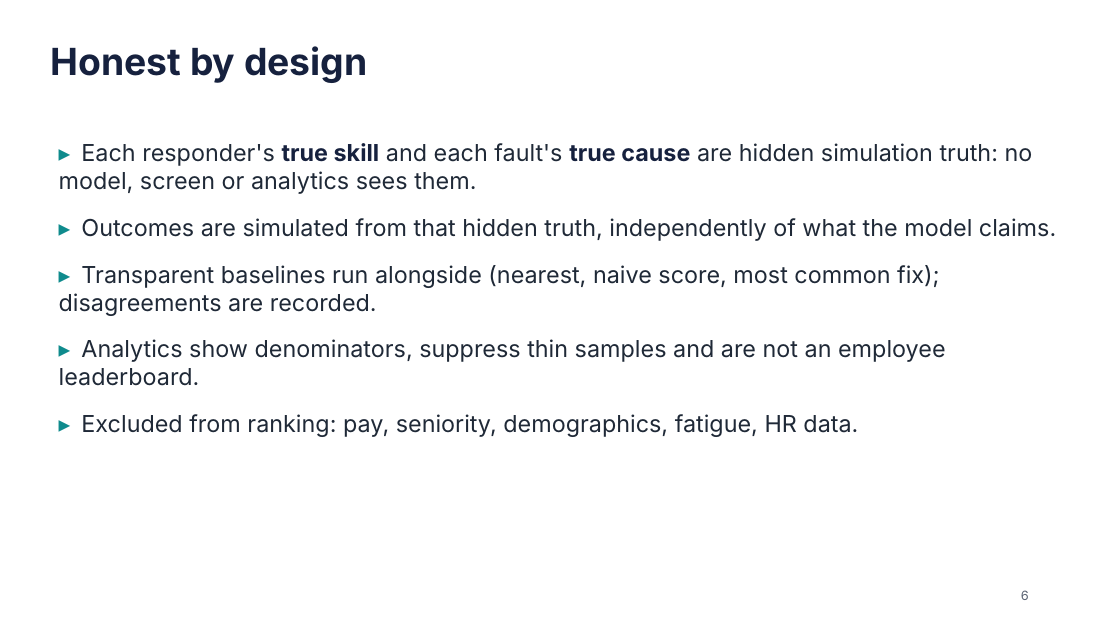
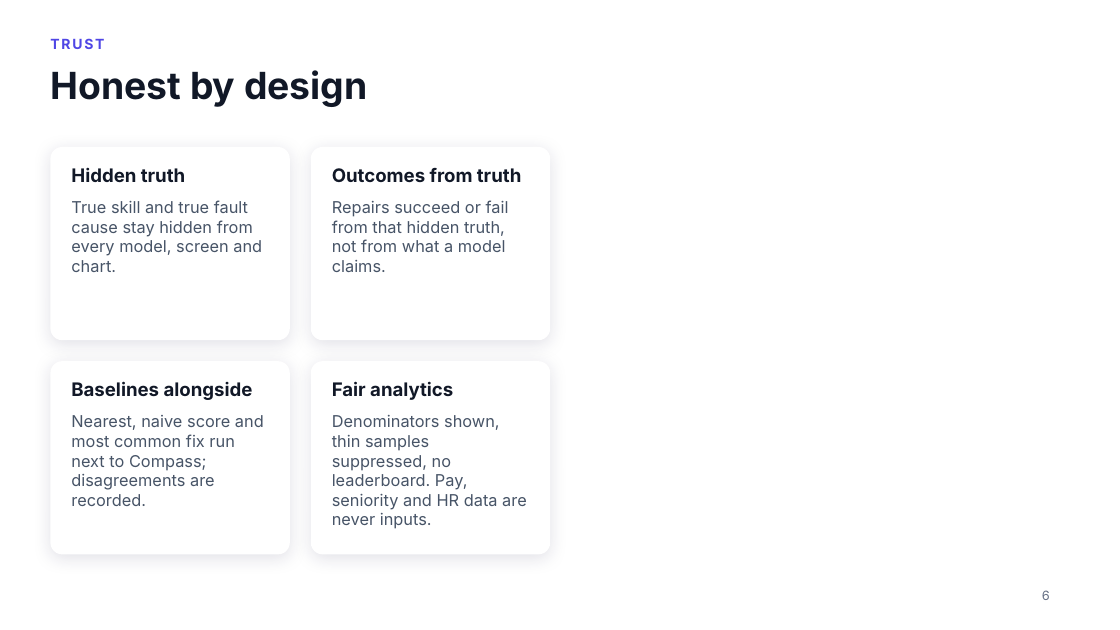
Before and after one commit to e8aura-makodev58/amd-compass, a slide deck: slide 6 of docs/submission/ResponseCompass-deck.pptx. Drawn at 1120x630 pixels with LibreOffice and Linux fonts; fonts in the diff are those of the drawing; background and template pictures are left out. Boxes give left, top, right and bottom in pixels: in the first picture for what was removed or moved away, otherwise in the second. Text is boxed around its words. In the diff, an @@ line names an element or a change of style, - is before the commit and + after.

```diff
--- a/docs/submission/ResponseCompass-deck.pptx
+++ b/docs/submission/ResponseCompass-deck.pptx
@@ text added at box(50, 38, 104, 49), 12 pt, text #4F46E5, bold @@
+TRUST
@@ text "Honest by design": place and size @@
-text "Honest by design" at box(50, 46, 368, 83)
+text "Honest by design" at box(50, 70, 368, 107)
@@ text "Honest by design" at box(50, 70, 368, 107): text colour #16213E to #111827 @@
@@ rounded rectangle added at box(50, 147, 290, 340), fill #FFFFFF @@
@@ text removed at box(59, 143, 1056, 437) @@
-▸ Each responder's true skill and each fault's true cause are hidden simulation truth: no model, screen or analytics sees them.
-▸ Outcomes are simulated from that hidden truth, independently of what the model claims.
-▸ Transparent baselines run alongside (nearest, naive score, most common fix); disagreements are recorded.
-▸ Analytics show denominators, suppress thin samples and are not an employee leaderboard.
-▸ Excluded from ranking: pay, seniority, demographics, fatigue, HR data.
@@ rounded rectangle added at box(311, 147, 550, 340), fill #FFFFFF @@
@@ text added at box(71, 167, 185, 182), 16 pt, text #111827, bold @@
+Hidden truth
@@ text added at box(332, 168, 521, 182), 16 pt, text #111827, bold @@
+Outcomes from truth
@@ text added at box(71, 200, 262, 272), 14 pt, text #475467 @@
+True skill and true fault cause stay hidden from every model, screen and chart.
@@ text added at box(332, 200, 509, 272), 14 pt, text #475467 @@
+Repairs succeed or fail from that hidden truth, not from what a model claims.
@@ rounded rectangle added at box(50, 361, 290, 555), fill #FFFFFF @@
@@ text added at box(71, 381, 253, 400), 16 pt, text #111827, bold @@
+Baselines alongside
@@ rounded rectangle added at box(311, 361, 550, 555), fill #FFFFFF @@
@@ text added at box(332, 381, 453, 400), 16 pt, text #111827, bold @@
+Fair analytics
@@ text added at box(71, 415, 264, 506), 14 pt, text #475467 @@
+Nearest, naive score and most common fix run next to Compass; disagreements are recorded.
@@ text added at box(332, 415, 527, 529), 14 pt, text #475467 @@
+Denominators shown, thin samples suppressed, no leaderboard. Pay, seniority and HR data are never inputs.
@@ text "6": place and size @@
-text "6" at box(1021, 590, 1029, 600)
+text "6" at box(1042, 590, 1050, 600)
@@ text "6" at box(1042, 590, 1050, 600): text colour #5B6474 to #667085 @@
```
Also in this commit, not shown: 11 other slides changed, 2 slides added, 2 slides removed, 8 other files.
